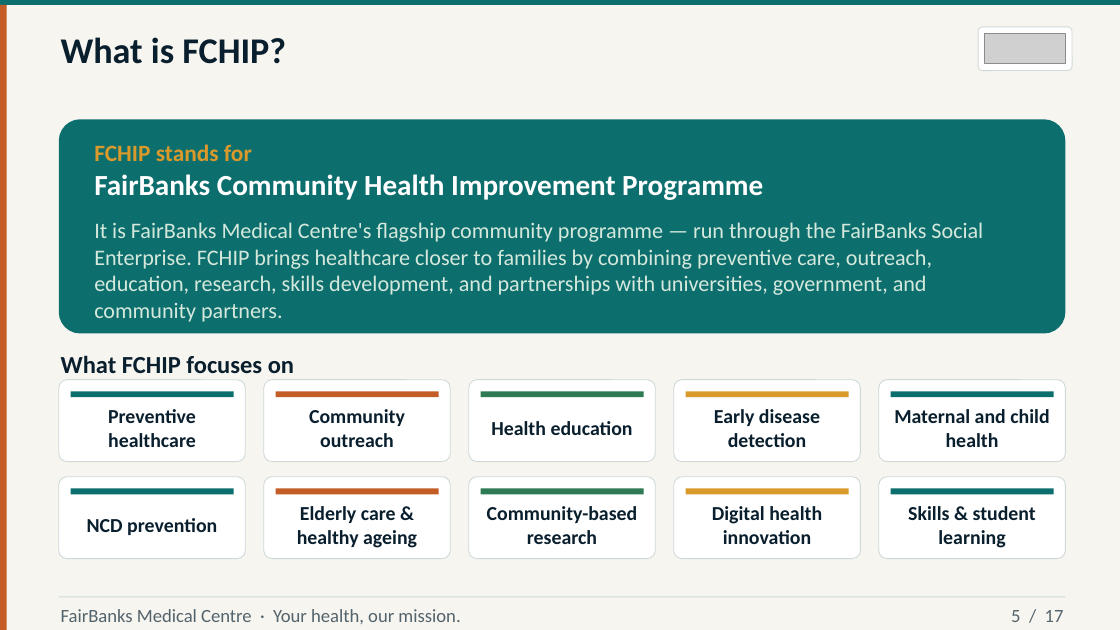
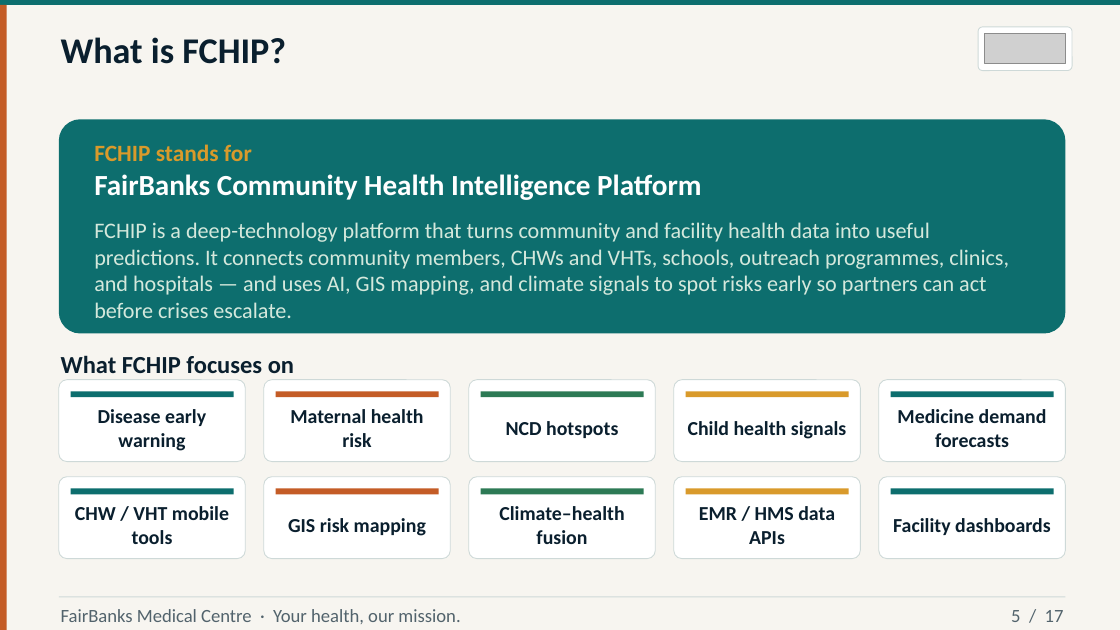
Before and after one commit to WASSWA2624/fairbanks, a slide deck: slide 5 of victoria/documents/victoria_ppt.pptx. Drawn at 1120x630 pixels with LibreOffice and Linux fonts; fonts in the diff are those of the drawing; grey boxes stand for pictures. Boxes give left, top, right and bottom in pixels: in the first picture for what was removed or moved away, otherwise in the second. Text is boxed around its words. In the diff, an @@ line names an element or a change of style, - is before the commit and + after.

Commit message:
Update PowerPoint presentation and script for FairBanks Community Health Intelligence Platform. Revised text to reflect new branding and focus areas, enhancing clarity on the platform's objectives and functionalities. Adjusted content to emphasize predictive health capabilities and community engagement strategies.

```diff
--- a/victoria/documents/victoria_ppt.pptx
+++ b/victoria/documents/victoria_ppt.pptx
@@ text at bbox=[94, 174, 701, 200]: text changed @@
-FairBanks Community Health Improvement Programme
+FairBanks Community Health Intelligence Platform
@@ text at bbox=[94, 222, 1009, 318]: text changed @@
-It is FairBanks Medical Centre's flagship community programme — run through the FairBanks Social Enterprise. FCHIP brings healthcare closer to families by combining preventive care, outreach, education, research, skills development, and partnerships with universities, government, and community partners.
+FCHIP is a deep-technology platform that turns community and facility health data into useful predictions. It connects community members, CHWs and VHTs, schools, outreach programmes, clinics, and hospitals — and uses AI, GIS mapping, and climate signals to spot risks early so partners can act before crises escalate.
@@ text at bbox=[98, 409, 206, 451]: text changed @@
-Preventive healthcare
+Disease early warning
@@ text at bbox=[290, 409, 424, 447]: text changed @@
-Community outreach
+Maternal health risk
@@ text at bbox=[897, 409, 1047, 447]: text changed @@
-Maternal and child health
+Medicine demand forecasts
@@ text at bbox=[506, 421, 618, 438]: text changed @@
-Health education
+NCD hotspots
@@ text at bbox=[688, 421, 846, 439]: text changed @@
-Early disease detection
+Child health signals
@@ text at bbox=[75, 506, 229, 544]: text changed @@
-NCD prevention
+CHW / VHT mobile tools
@@ text at bbox=[499, 506, 624, 544]: text changed @@
-Community-based research
+Climate–health fusion
@@ text at bbox=[699, 506, 835, 544]: text changed @@
-Digital health innovation
+EMR / HMS data APIs
@@ text at bbox=[288, 518, 426, 536]: text changed @@
-Elderly care & healthy ageing
+GIS risk mapping
@@ text at bbox=[893, 518, 1051, 535]: text changed @@
-Skills & student learning
+Facility dashboards
```
Also in this commit, not shown: 2 other slides changed, 1 other file.
